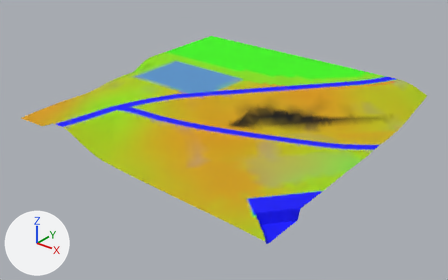
An edit to the glTF model games/yorimichi/assets/belmonte/meshes/SM_BM_BT_Terrain_4_3.glb, drawn before and after from the same camera.
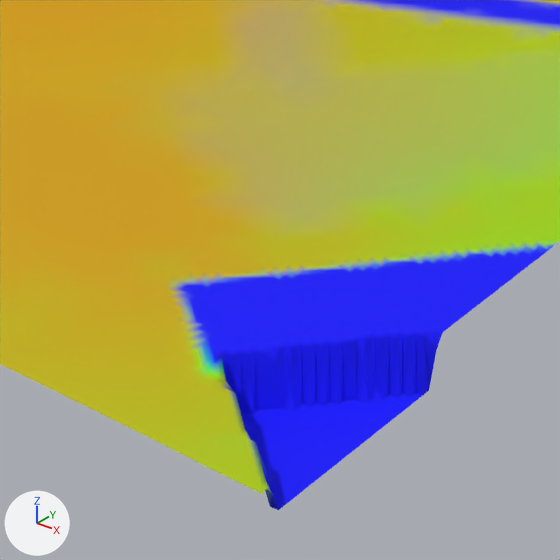
Each version appears first whole from a 50 mm camera at (440.2, -104.3, 231.5) aimed at (129.9, 283.5, -9.0), and next in a close-up on the part from 47% to 72% of the width and 51% to 91% of the height. Arrows for +X, +Y and +Z are at lower left; the lights stay in place. The first two pictures are the older version.

In view in the first close-up: 'SM_BM_BT_Terrain_4_3'.
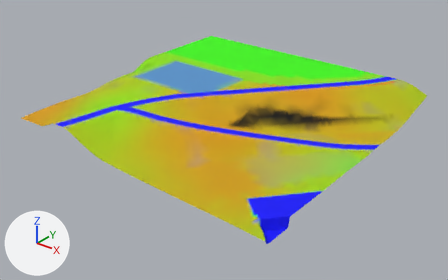
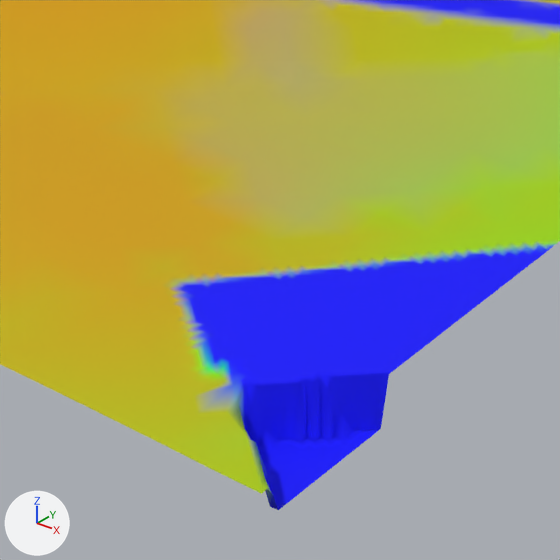
Location of each change, (x1, y1, x2, y2) in pixels of the close-ups (560 x 560 px; the box of a moved part takes in the faces that stretch with it):
part 1 of me_sm_bt_terrain_4_3, moved or reshaped
    both: (150, 332, 443, 448)
part 2 of me_sm_bt_terrain_4_3, recoloured
    before: (220, 380, 246, 426)
    after: (220, 372, 247, 393)

The change, as a list of edits to the scene's bpy script:
```text
Change me_sm_bt_terrain_4_3:
    used by ob_sm_bm_bt_terrain_4_3; location = (0.0, 0.0, 0.0)
    remove me_sm_bt_terrain_4_3.from_pydata(...)  # 12256 vertices, 24313 faces; spans x 0.0..256.0, y 168.0..424.0, z -3.0..30.0
    add me_sm_bt_terrain_4_3.from_pydata(...)  # 12221 vertices, 24243 faces; spans x 0.0..256.0, y 168.0..424.0, z -3.0..30.0
    me_sm_bt_terrain_4_3 part 1
    35 vertices are removed from x 233.0..246.0, y 173.0..182.0, z 3.0
    88 faces are deleted
    110 vertices in x 237.0..256.0, y 182.0..208.0, z -3.0 move by (0.0, 0.0, 8.0)
    3 vertices in x 238.0..244.0, y 182.0..193.0, z -3.0..0.0 move by (0.0, 0.0, 5.0)
    3 vertices in x 241.0..256.0, y 184.0..209.0, z -3.0..3.0 move by (0.0, 0.0, 2.0)
    5 vertices move from x 240.0..252.0, y 184.0..202.0, z -3.0..3.0 to x 240.0..252.0, y 184.0..202.0, z 0.0..5.0
    18 new faces join them
    me_sm_bt_terrain_4_3 part 2: 6 kept faces spanning x 238.0..241.0, y 182.0..185.0, z 3.0..5.0 get new vertex colours; the middle colour goes from blue #0013fb to blue #2541f7
```
